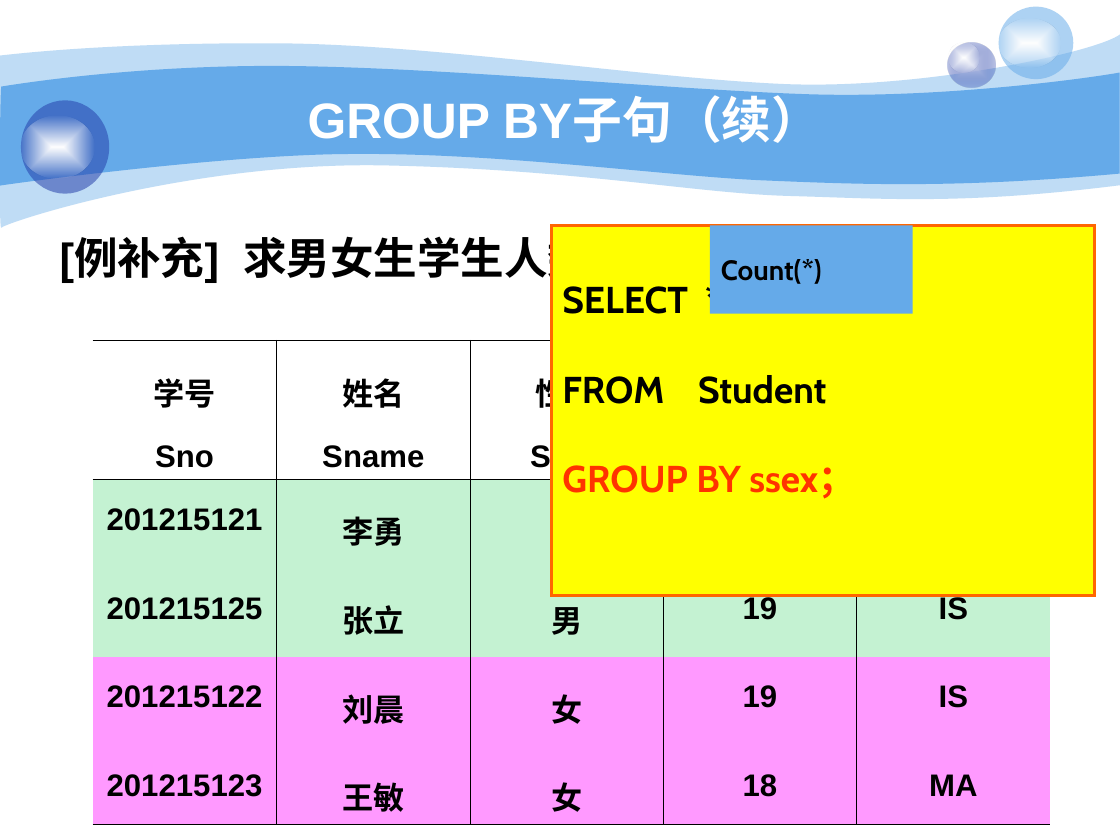
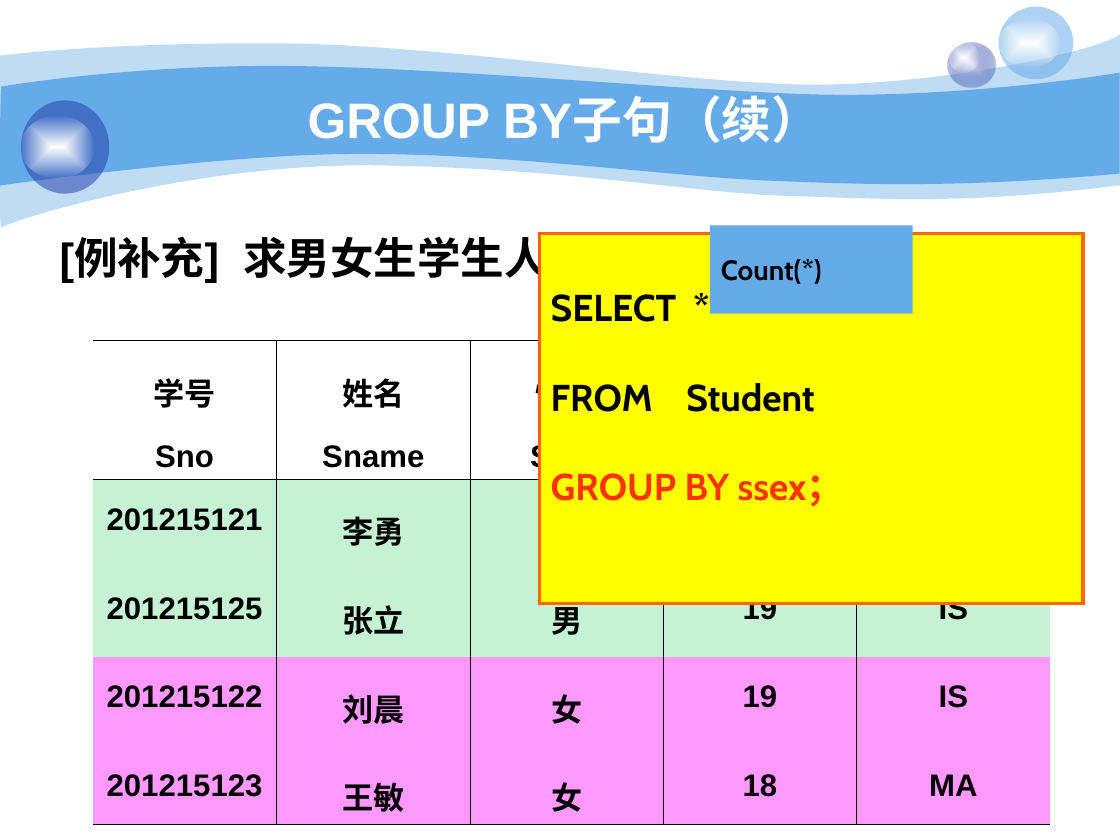
Before and after one commit to cjgcs/sql-server, a slide deck: slide 108 of chp3-1.ppt. Drawn at 1120x840 pixels with LibreOffice and Linux fonts; fonts in the diff are those of the drawing; background and template pictures are left out. Boxes give left, top, right and bottom in pixels: in the first picture for what was removed or moved away, otherwise in the second. Text is boxed around its words. In the diff, an @@ line names an element or a change of style, - is before the commit and + after.

```diff
--- a/chp3-1.ppt
+++ b/chp3-1.ppt
@@ rectangle "SELECT *": place and size @@
-rectangle "SELECT *" at (551, 226, 1094, 596)
+rectangle "SELECT *" at (540, 234, 1083, 604)
```
Also in this commit, not shown: 6 other files.
